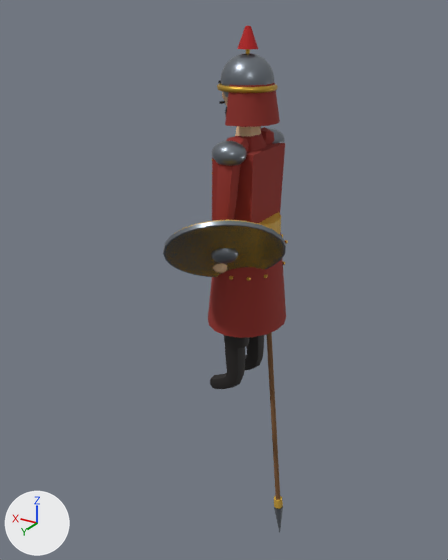
A saved change to the glTF model models/era1/xitoy_nayzachi.glb.
Rendered twice from a camera (50 mm lens) standing at (-1.47, 2.697, 1.982) and looking at (0.111, 0.064, 0.665). The axes (+X, +Y, +Z) are drawn at lower left. The lights are the same throughout. The picture after the commit comes second. Where no turn or scale is listed for an object, it has been applied to the vertices. Vertices at exactly the same position are counted once.

The first picture shows 'Body', 'Shield', 'Spear'.
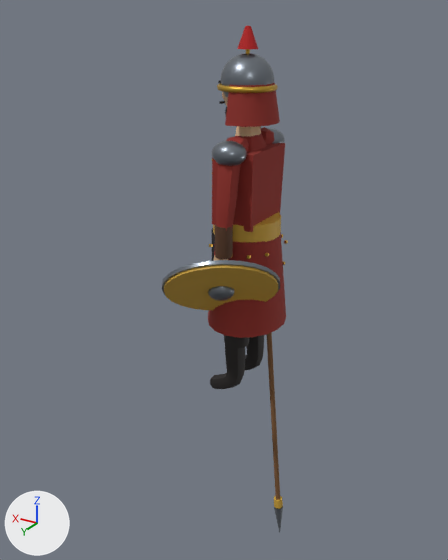
Location of each change, (x1, y1, x2, y2) in pixels of the pictures (448 x 560 px; the box of a moved part takes in the faces that stretch with it):
'Shield', reshaped, moved (10% shorter)
    before: (163, 220, 286, 277)
    after: (162, 260, 280, 311)
part 1 of me_shield, moved or reshaped
    before: (163, 221, 286, 277)
    after: (162, 260, 280, 296)

The change in detail:
me_shield is used by ob_shield; location (-0.046, 0.318, 0.945).
me_shield had 182 vertices, 352 faces and spanned x -0.272..0.268, y -0.234..0.24, z -0.219..0.212.
me_shield now has 182 vertices, 352 faces and spans x -0.267..0.273, y -0.242..0.233, z -0.212..0.221.
me_shield part 1: the loose piece of 48 vertices spanning x -0.272..0.268, y -0.234..0.24, z -0.219..0.212 is moved by (0.005, -0.008, 0.009).
Object 'Shield' (ob_shield) moves from (-0.046, 0.318, 0.945) to (-0.026, 0.318, 0.745).
